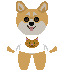
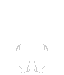
Before/after of a 64 × 75 layered artwork. What changed in the layer stack:
hid group "Corgi copy" (6 layers) over (16, 1, 48, 35)
painted on "Ears" over (16, 1, 48, 13)
painted on "Ears #1" over (26, 12, 37, 18)
painted on "eyes copy" over (24, 17, 39, 22)
painted on "shadows #1" over (18, 19, 46, 35)
painted on "Background copy" over (16, 5, 48, 35)
showed "Boots" over (19, 64, 45, 72)
showed "Paw Shoes" over (19, 63, 45, 73)
showed "Shorts" over (18, 51, 46, 61)
showed "Pants" over (18, 51, 46, 66)
hid "cat", painted on it over (25, 37, 39, 48)
showed "Tank Top" over (19, 29, 45, 53)
showed "Short Sleeve Shirt" over (12, 29, 52, 53)
hid group "Bodies" (3 layers) over (7, 29, 57, 70)
hid "Corgi Body", painted on it over (7, 29, 57, 70)